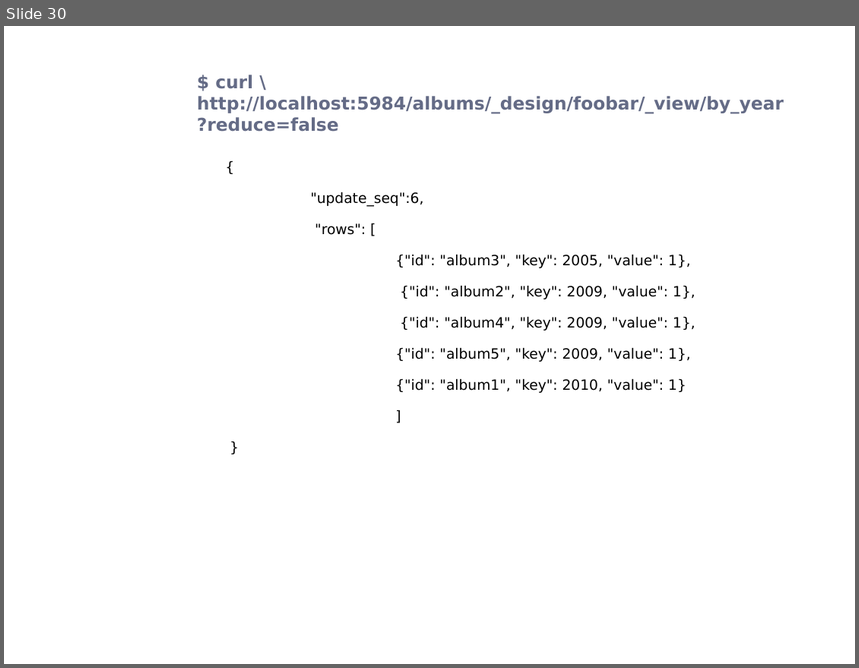
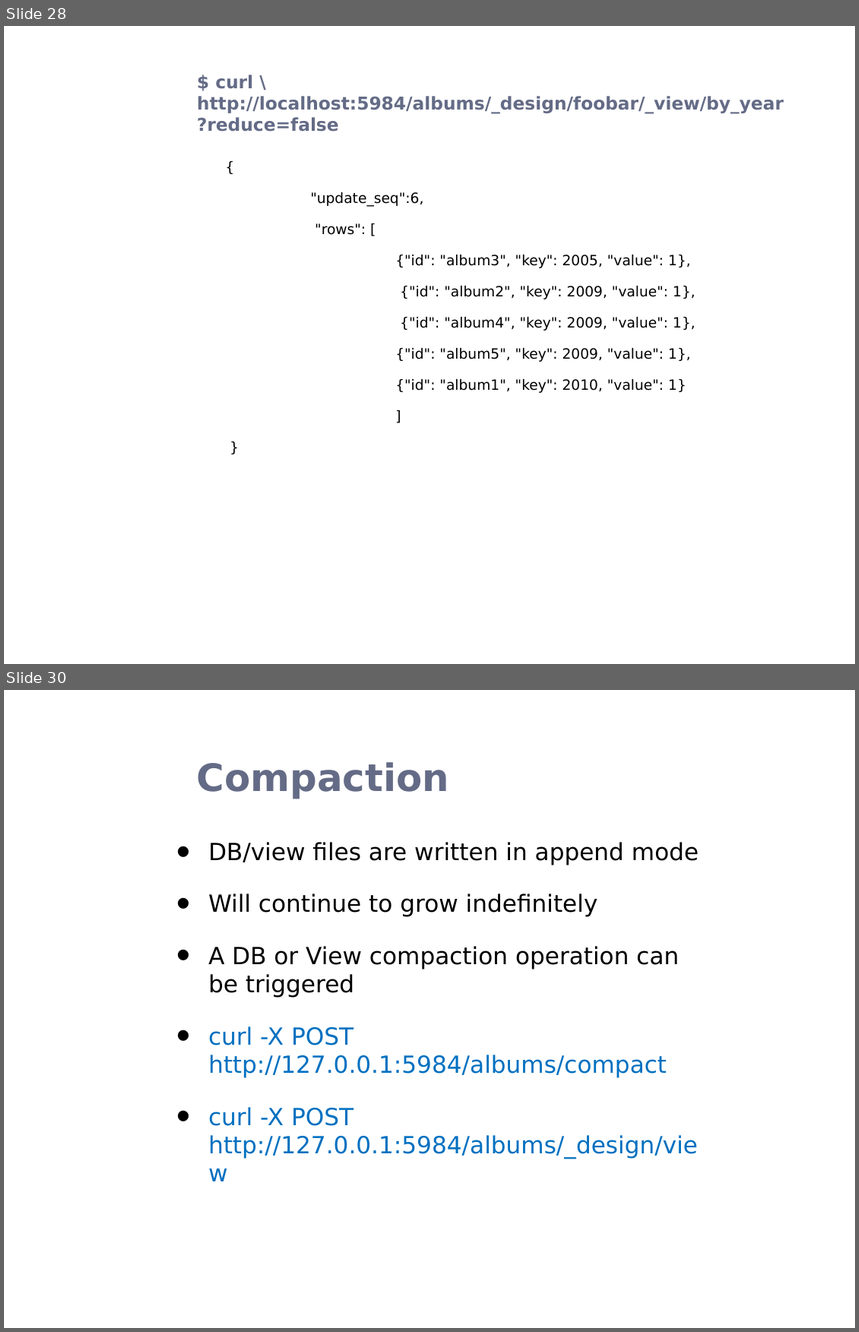
Before and after one commit to rohanz1993/Team_9_Heroku_Shopping_Cart_-_AWS_NoSQL_Service, a slide deck: Donita/CouchDB.pptx. Shown one above the other, each under a label of ours: slide 30 before the commit, slides 28 and 30 after it; the slides between them are not shown. The pictures are 859x668 and 859x1332 pixels, drawn with LibreOffice and Linux fonts; fonts in the diff are those of the drawing; background and template pictures are left out. Boxes give left, top, right and bottom in pixels: in the first picture for what was removed or moved away, otherwise in the second. Text is boxed around its words. In the diff, an @@ line names an element or a change of style, - is before the commit and + after.

```diff
--- a/Donita/CouchDB.pptx
+++ b/Donita/CouchDB.pptx
@@ slide 30 added at box(4, 690, 855, 1328), background picture (left out) @@
@@ title added at box(197, 762, 449, 799), 32 pt, text #646B86, bold @@
+Compaction
@@ text added at box(208, 842, 699, 1159), 20 pt, text #000000 @@
+• DB/view files are written in append mode
+• Will continue to grow indefinitely
+• A DB or View compaction operation can be triggered
+• curl -X POST http://127.0.0.1:5984/albums/compact
+• curl -X POST http://127.0.0.1:5984/albums/_design/view
@@ what was slide 30 is now slide 28 @@
```
Also in this commit, not shown: 8 slides changed, 1 other slide added.
